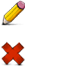
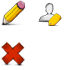
Comparing the layer stacks of the two 70x70 images. Changes:
added layer "图层 4" above "图层 2" over [left=38, top=3, right=62, bottom=26]
